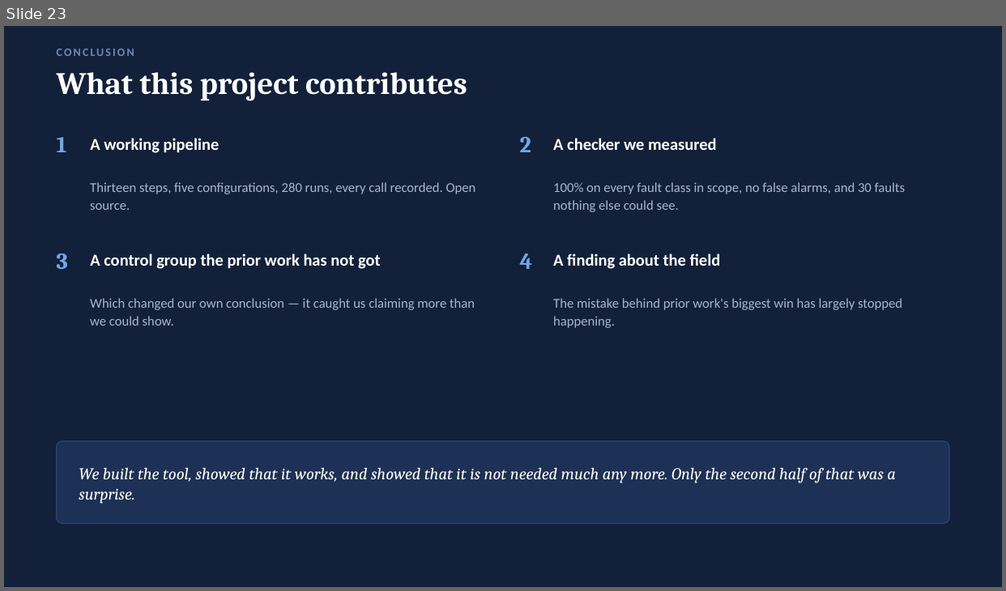
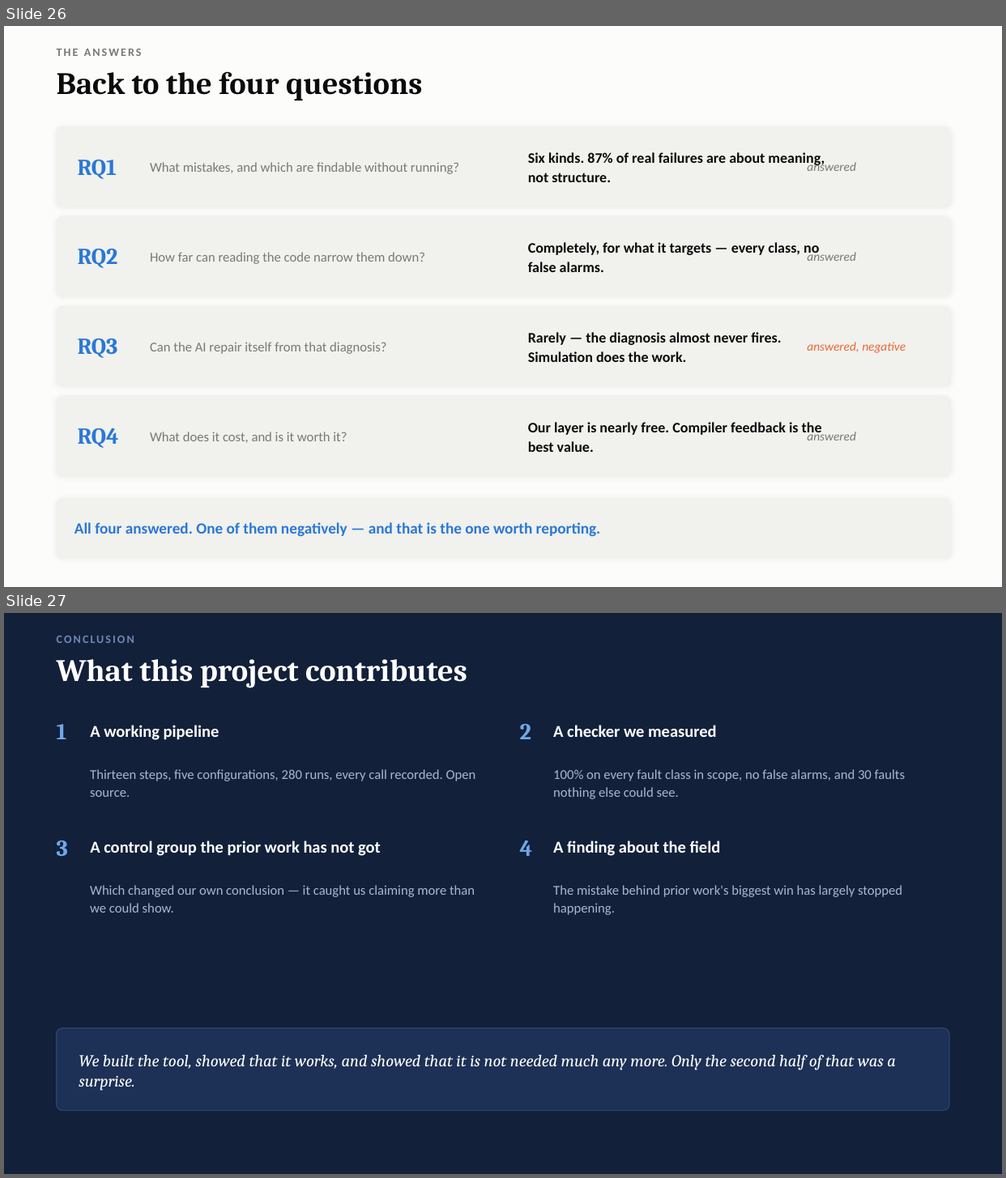
Before and after one commit to Sawaiz-zip/agentic-verilog-testbench, a slide deck: docs/presentation.pptx. Shown one above the other, each under a label of ours: slide 23 before the commit, slides 26 and 27 after it. The pictures are 1006x591 and 1006x1178 pixels, drawn with LibreOffice and Linux fonts; fonts in the diff are those of the drawing. Boxes give left, top, right and bottom in pixels: in the first picture for what was removed or moved away, otherwise in the second. Text is boxed around its words. In the diff, an @@ line names an element or a change of style, - is before the commit and + after.

```diff
--- a/docs/presentation.pptx
+++ b/docs/presentation.pptx
@@ slide 26 added at (x1=4, y1=26, x2=1002, y2=587), background #FCFCFB @@
@@ text added at (x1=57, y1=49, x2=142, y2=56), 11 pt, text #7A7974, bold @@
+THE ANSWERS
@@ text added at (x1=57, y1=71, x2=422, y2=101), 30 pt, text #0B0B0B, bold @@
+Back to the four questions
@@ rounded rectangle added at (x1=57, y1=127, x2=949, y2=206), fill #F1F1ED, outline #F1F1ED 1 pt @@
@@ text added at (x1=78, y1=160, x2=117, y2=179), 22 pt, text #2A78D6, bold @@
+RQ1
@@ text added at (x1=150, y1=162, x2=459, y2=174), 13 pt, text #7A7974 @@
+What mistakes, and which are findable without running?
@@ text added at (x1=528, y1=152, x2=825, y2=182), 14 pt, text #0B0B0B, bold @@
+Six kinds. 87% of real failures are about meaning, not structure.
@@ text added at (x1=807, y1=160, x2=856, y2=171), 12 pt, text #7A7974, italic @@
+answered
@@ rounded rectangle added at (x1=57, y1=217, x2=949, y2=296), fill #F1F1ED, outline #F1F1ED 1 pt @@
@@ text added at (x1=528, y1=242, x2=819, y2=272), 14 pt, text #0B0B0B, bold @@
+Completely, for what it targets — every class, no false alarms.
@@ text added at (x1=78, y1=249, x2=118, y2=268), 22 pt, text #2A78D6, bold @@
+RQ2
@@ text added at (x1=150, y1=252, x2=425, y2=264), 13 pt, text #7A7974 @@
+How far can reading the code narrow them down?
@@ text added at (x1=807, y1=250, x2=856, y2=261), 12 pt, text #7A7974, italic @@
+answered
@@ rounded rectangle added at (x1=57, y1=307, x2=949, y2=386), fill #F1F1ED, outline #F1F1ED 1 pt @@
@@ text added at (x1=78, y1=339, x2=118, y2=358), 22 pt, text #2A78D6, bold @@
+RQ3
@@ text added at (x1=528, y1=332, x2=781, y2=362), 14 pt, text #0B0B0B, bold @@
+Rarely — the diagnosis almost never fires. Simulation does the work.
@@ text added at (x1=150, y1=342, x2=386, y2=354), 13 pt, text #7A7974 @@
+Can the AI repair itself from that diagnosis?
@@ text added at (x1=807, y1=342, x2=906, y2=353), 12 pt, text #EB6834, italic @@
+answered, negative
@@ rounded rectangle added at (x1=57, y1=396, x2=949, y2=476), fill #F1F1ED, outline #F1F1ED 1 pt @@
@@ text added at (x1=78, y1=429, x2=119, y2=448), 22 pt, text #2A78D6, bold @@
+RQ4
@@ text added at (x1=150, y1=432, x2=347, y2=443), 13 pt, text #7A7974 @@
+What does it cost, and is it worth it?
@@ text added at (x1=528, y1=422, x2=822, y2=452), 14 pt, text #0B0B0B, bold @@
+Our layer is nearly free. Compiler feedback is the best value.
@@ text added at (x1=807, y1=429, x2=856, y2=441), 12 pt, text #7A7974, italic @@
+answered
@@ rounded rectangle added at (x1=57, y1=499, x2=949, y2=557), fill #F1F1ED, outline #F1F1ED 1 pt @@
@@ text added at (x1=74, y1=523, x2=601, y2=537), 15 pt, text #2A78D6, bold @@
+All four answered. One of them negatively — and that is the one worth reporting.
@@ what was slide 23 is now slide 27 @@
```
Also in this commit, not shown: 1 slide changed, 7 other slides added, 4 slides removed, 1 other file.
